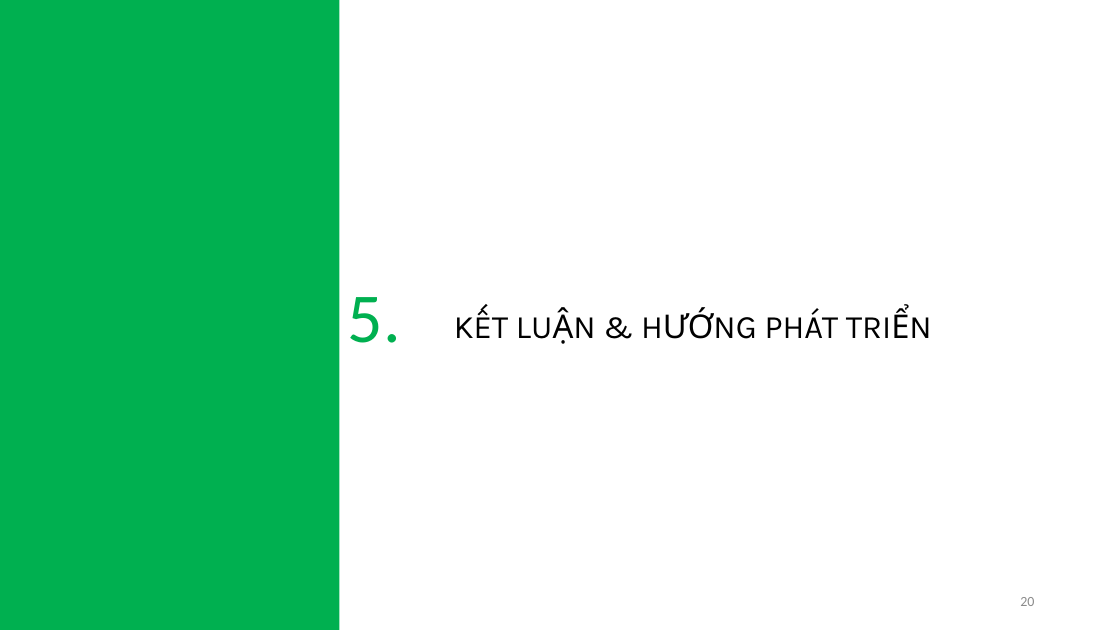
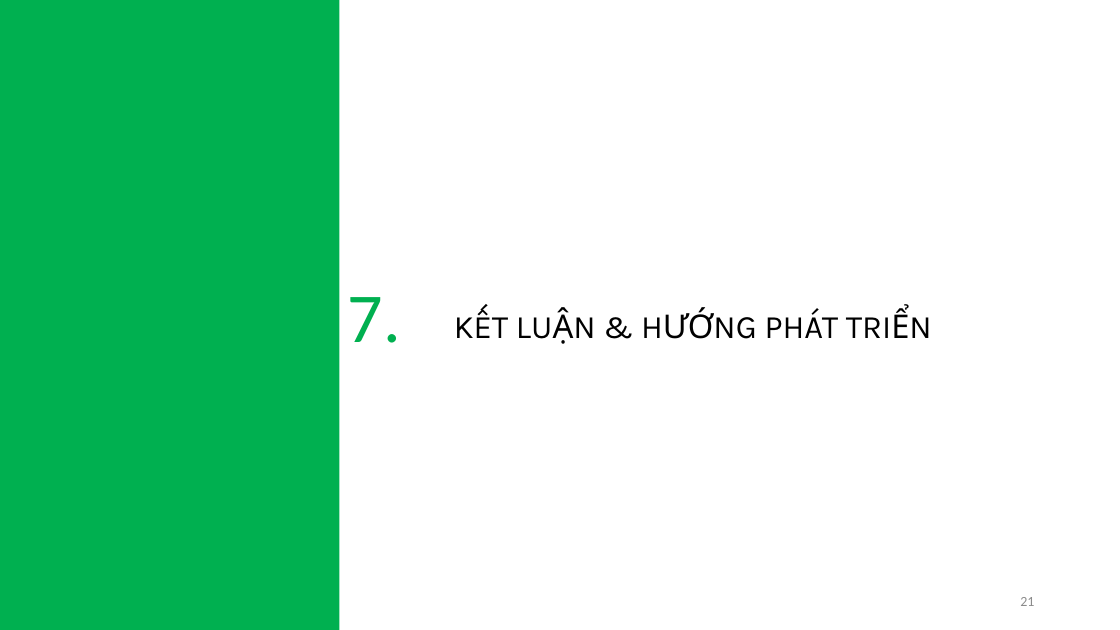
Before and after one commit to minhynguyen/luanvan, a slide deck: slide 21 of LVTN.pptx (slide 20 before the commit). Drawn at 1120x630 pixels with LibreOffice and Linux fonts; fonts in the diff are those of the drawing. Boxes give left, top, right and bottom in pixels: in the first picture for what was removed or moved away, otherwise in the second. Text is boxed around its words. In the diff, an @@ line names an element or a change of style, - is before the commit and + after.

Commit message:
sxa

```diff
--- a/LVTN.pptx
+++ b/LVTN.pptx
@@ text at <box>348,297,401,343</box>: text changed @@
-5.
+7.
@@ page number at <box>1020,597,1034,606</box>: text changed @@
-20
+21
```
Also in this commit, not shown: 4 other slides changed, 2 slides added.
